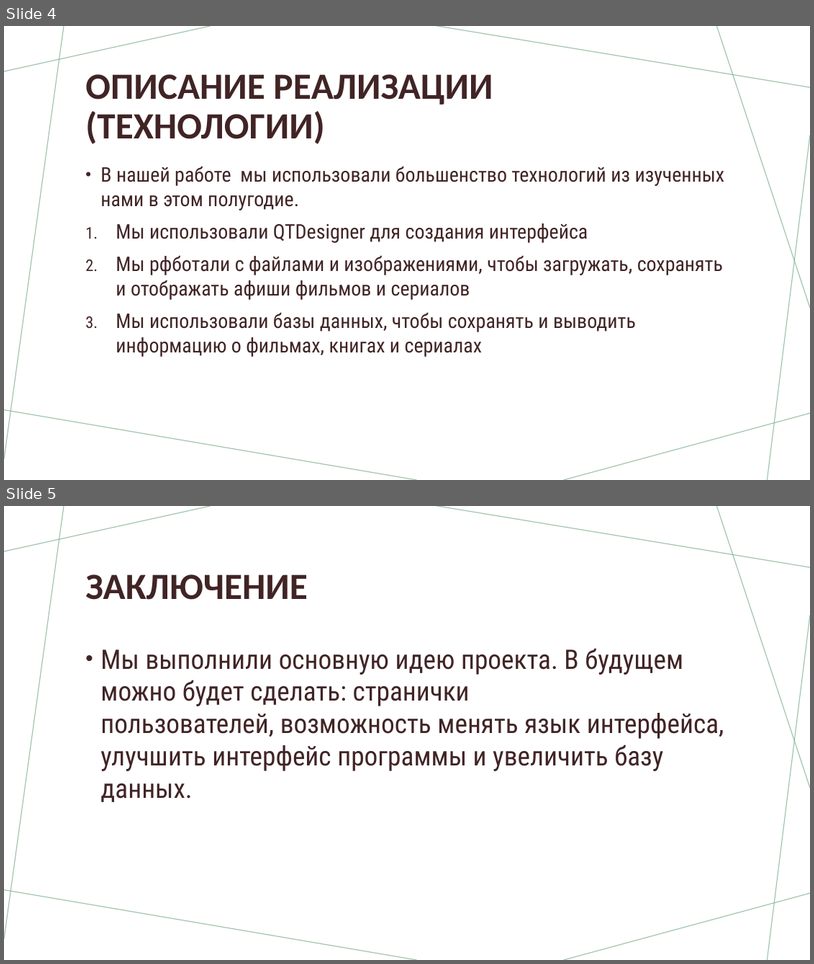
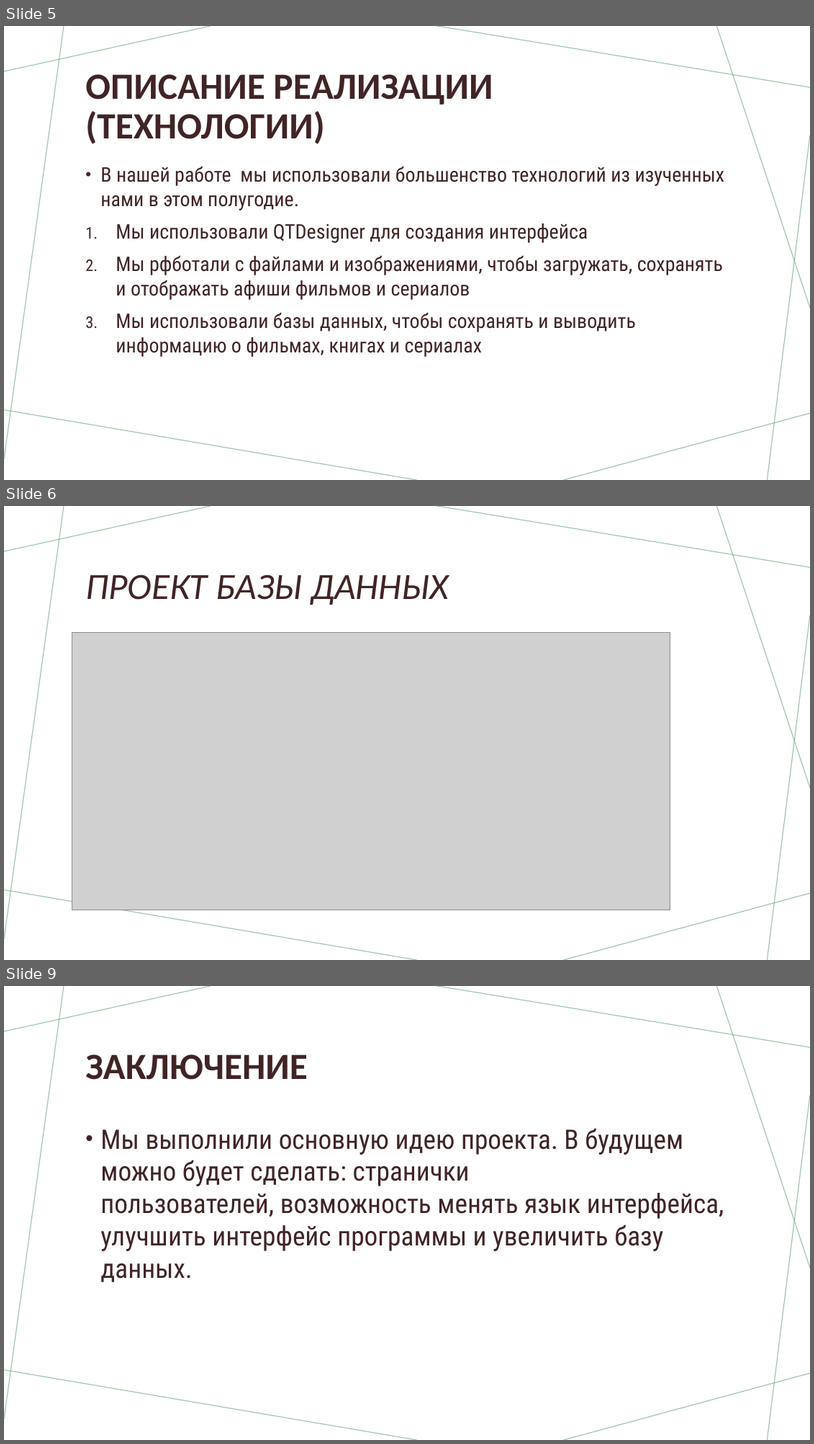
Before and after one commit to Zloiben/Application, a slide deck: information/Презентация.pptx. Shown one above the other, each under a label of ours: slides 4 and 5 before the commit, slides 5, 6 and 9 after it; the slides between them are not shown. The pictures are 814x964 and 814x1444 pixels, drawn with LibreOffice and Linux fonts; fonts in the diff are those of the drawing; grey boxes stand for pictures. Boxes give left, top, right and bottom in pixels: in the first picture for what was removed or moved away, otherwise in the second. Text is boxed around its words. In the diff, an @@ line names an element or a change of style, - is before the commit and + after.

```diff
--- a/information/Презентация.pptx
+++ b/information/Презентация.pptx
@@ slide 6 added at <box>4,506,810,960</box>, background #FFFFFF; not listed: 7 template elements that a slide beside it also shows @@
@@ title added at <box>85,574,449,605</box>, 44 pt, text #412425, italic @@
+ПРОЕКТ БАЗЫ ДАННЫХ
@@ picture added at <box>72,633,671,909</box> @@
@@ what was slide 4 is now slide 5 @@
@@ what was slide 5 is now slide 9 @@
```
Also in this commit, not shown: 1 slide changed, 3 other slides added.
